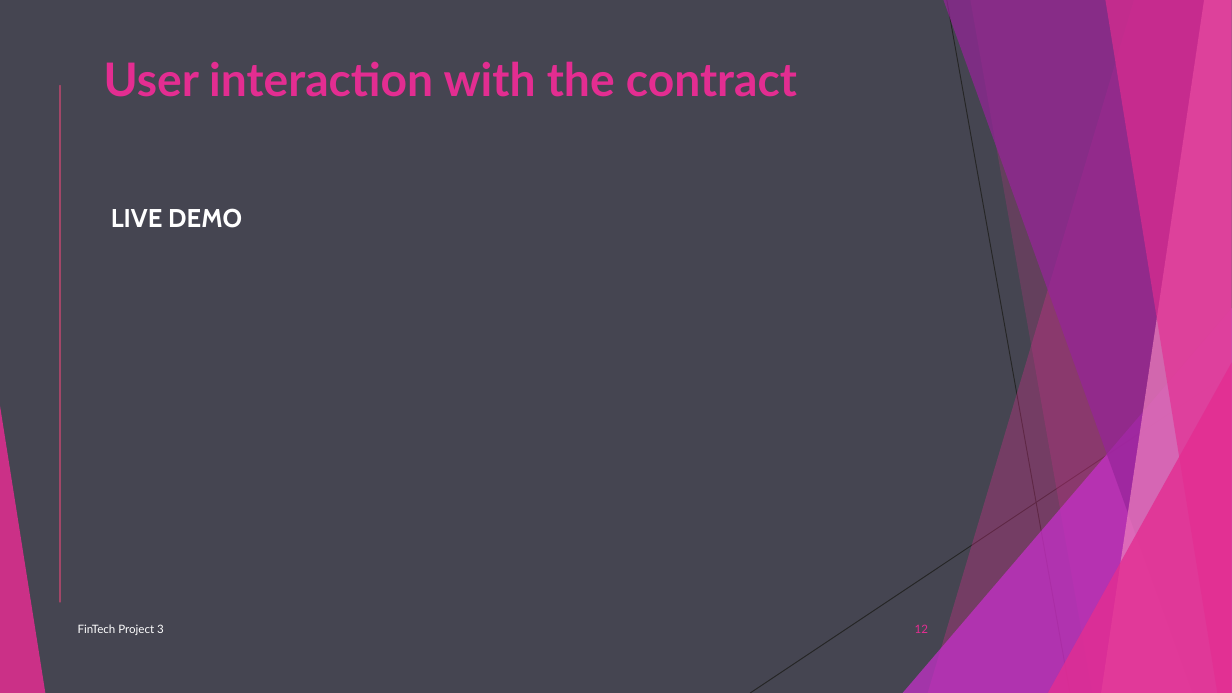
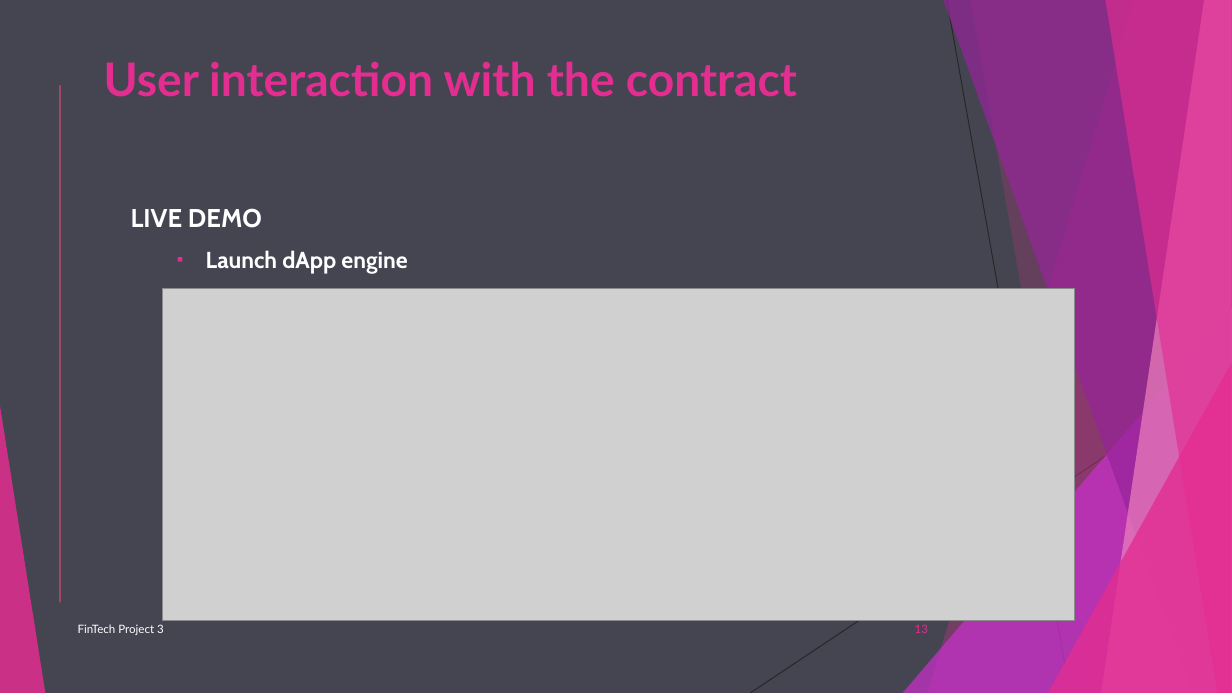
Before and after one commit to Bakoroba/blockchain_ballot_dapp, a slide deck: slide 13 of Ethereum Blockchain Ballot System dApp.ppt (slide 12 before the commit). Drawn at 1232x693 pixels with LibreOffice and Linux fonts; fonts in the diff are those of the drawing; grey boxes stand for pictures. Boxes give left, top, right and bottom in pixels: in the first picture for what was removed or moved away, otherwise in the second. Text is boxed around its words. In the diff, an @@ line names an element or a change of style, - is before the commit and + after.

Commit message:
Updated

```diff
--- a/Ethereum Blockchain Ballot System dApp.ppt
+++ b/Ethereum Blockchain Ballot System dApp.ppt
@@ text "LIVE DEMO": place and size @@
-text "LIVE DEMO" at <box>111,208,242,228</box>
+text "LIVE DEMO" at <box>131,208,407,274</box>
@@ text at <box>206,250,407,274</box>: paragraph added @@
+  ▪ Launch dApp engine
@@ picture added at <box>163,288,1073,620</box> @@
```
Also in this commit, not shown: 1 slide added.
